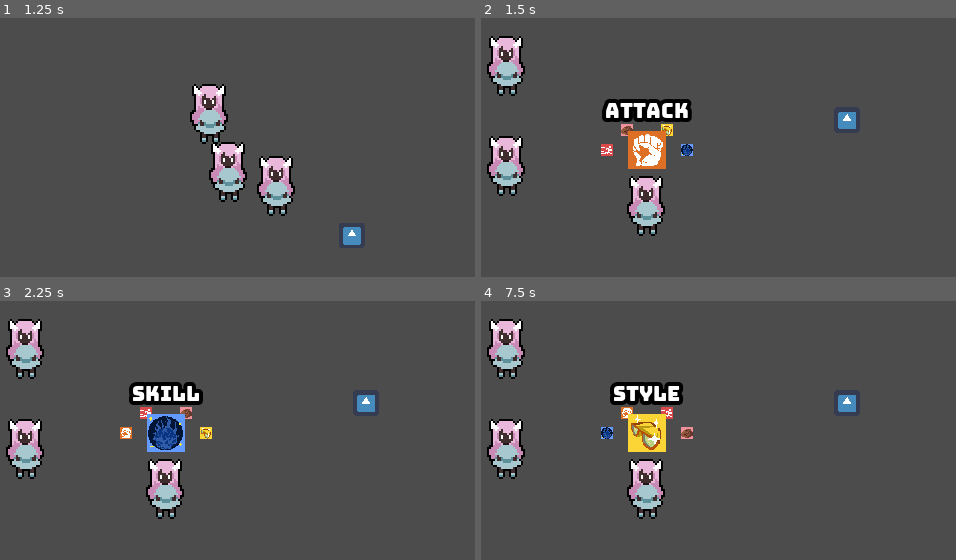
Above: before the commit, frames 1-4 (two rows, left to right).
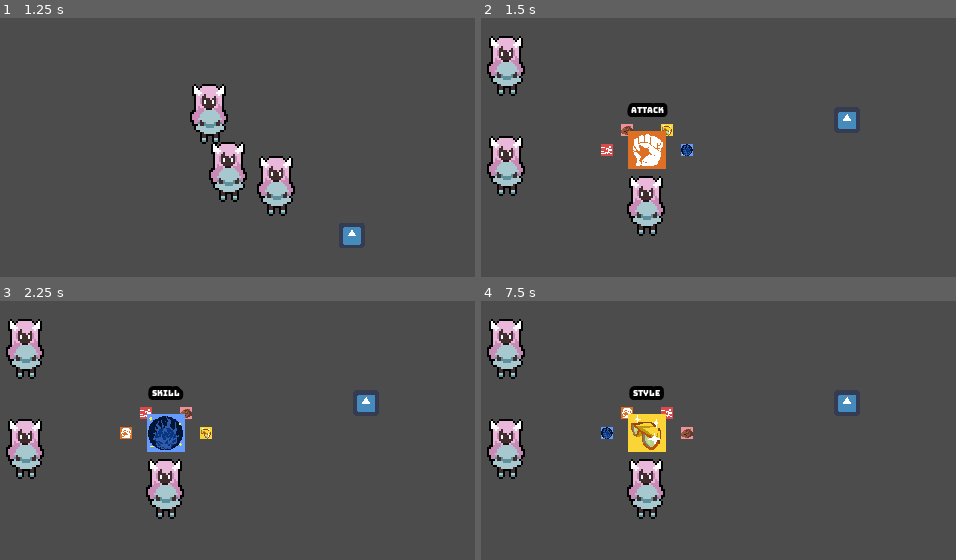
Above: after the commit, the same moments.

Repository: jalvarez2016/Dream-Away
Game: Godot game, scene res://World.tscn
Two runs of this game, one before a commit and one after it. Both use one fixed random seed, a clock stepped at 60 frames per second and the inputs below. The engine's default icon, where the game draws it, is replaced by a stand-in: a white triangle on a blue panel in a dark square.
Inputs:
- Up to frame 1 (1.25 s): hold Right (ui_right) from 0.53 s (still down)
- Up to frame 2 (1.5 s): release Right (ui_right) at 1.28 s; hold Down (ui_down) from 1.28 s (still down)
- Up to frame 3 (2.25 s): tap Enter at 2 s; release Down (ui_down) at 2.03 s; hold Right (ui_right) from 2.03 s (still down)
- Up to frame 4 (7.5 s): tap Space at 2.75, 4.25, 5.75 s; release Right (ui_right) at 2.78 s; hold Up (ui_up) 2.78-3.53 s; tap Enter at 3.5, 5 s; hold Left (ui_left) 3.53-5.03 s; hold Down (ui_down) 5.03-5.78 s; hold Right (ui_right) 5.78-6.53 s; hold Up (ui_up) 6.53-7.28 s; hold Right (ui_right) from 7.28 s (still down)

Frame 1 is identical in both runs. In frame 2, 1.5% of the frame differs, in the area x 25-45%, y 31-41%; in frame 3, 1.2%; in frame 4, 1.2%.

Commit message:
Progress: Add skill list on skill action

Diff:
--- a/Fonts/Bungee.tres
+++ b/Fonts/Bungee.tres
@@ -3,7 +3,7 @@
 [ext_resource path="res://Fonts/Bungee-Regular.ttf" type="DynamicFontData" id=1]
 
 [resource]
-size = 10
+size = 4
 outline_size = 2
 outline_color = Color( 0, 0, 0, 1 )
 font_data = ExtResource( 1 )
--- a/Fonts/Rubik.tres
+++ b/Fonts/Rubik.tres
@@ -1,6 +1,3 @@
-[gd_resource type="DynamicFont" load_steps=2 format=2]
-
-[ext_resource path="res://Fonts/Rubik-VariableFont_wght.ttf" type="DynamicFontData" id=1]
+[gd_resource type="DynamicFont" format=2]
 
 [resource]
-font_data = ExtResource( 1 )
--- a/ActionSelector.gd
+++ b/Utils/ActionSelctor/ActionSelector.gd
@@ -1,6 +1,7 @@
 extends Node2D
 
 onready var actionLabel = $ActionLabel
+onready var infoContainer = $ScrollContainer/Info
 var battleData
 enum {
 	ACTION_SELECT,
@@ -154,10 +155,20 @@
 	var stats = get_node("../").get_node("Stats")
 	relevantStat = stats.attack
 	var name = get_node("../").get_name()
-	print(battleData.data[name].skills)
+	var skills = battleData.data[name].skills
+	var count = 0;
+	infoContainer.visible = true
+	while count < skills.size():
+		var move = load("res://Utils/ActionSelctor/MoveSelect.tscn").instance()
+		var moveName = move.get_node("AttackTitle").get_node("Name")
+		moveName.text = skills[count].name
+		infoContainer.add_child(move)
+		print(moveName)
+
 
 #	populate the info panel with the different skills
 #	enemyAnimationPlayer.play("Selecting")
+		count += 1
 	pass
 
 # Enemy Cycling Logic
@@ -184,5 +195,5 @@
 
 #	Place enemy taking damage animation here
 #	Check if enemy dead
-	var battleNode = get_node("../../../")._on_ally_turn_end()
+	get_node("../../../")._on_ally_turn_end()
 	queue_free()
--- a/Utils/Action_Selector.tscn
+++ b/Utils/ActionSelctor/Action_Selector.tscn
@@ -1,12 +1,12 @@
-[gd_scene load_steps=13 format=2]
+[gd_scene load_steps=15 format=2]
 
-[ext_resource path="res://Utils/Run.png" type="Texture" id=1]
-[ext_resource path="res://ActionSelector.gd" type="Script" id=2]
-[ext_resource path="res://Fonts/Bungee.tres" type="DynamicFont" id=3]
-[ext_resource path="res://Utils/Attack.png" type="Texture" id=4]
-[ext_resource path="res://Utils/Style.png" type="Texture" id=5]
-[ext_resource path="res://Utils/Skill.png" type="Texture" id=6]
-[ext_resource path="res://Utils/Item.png" type="Texture" id=7]
+[ext_resource path="res://Utils/ActionSelctor/ActionSelector.gd" type="Script" id=1]
+[ext_resource path="res://Utils/ActionSelctor/Skill.png" type="Texture" id=2]
+[ext_resource path="res://Utils/ActionSelctor/Attack.png" type="Texture" id=3]
+[ext_resource path="res://Utils/ActionSelctor/Run.png" type="Texture" id=4]
+[ext_resource path="res://Utils/ActionSelctor/Item.png" type="Texture" id=5]
+[ext_resource path="res://Utils/ActionSelctor/Style.png" type="Texture" id=6]
+[ext_resource path="res://Fonts/Bungee.tres" type="DynamicFont" id=7]
 
 [sub_resource type="CircleShape2D" id=1]
 
@@ -22,9 +22,17 @@
 [sub_resource type="CircleShape2D" id=5]
 radius = 7.07107
 
+[sub_resource type="Theme" id=6]
+
+[sub_resource type="StyleBoxFlat" id=7]
+bg_color = Color( 0.0898438, 0.0898438, 0.0898438, 1 )
+expand_margin_right = 100.0
+expand_margin_top = 46.0
+expand_margin_bottom = 2048.0
+
 [node name="Action Selector" type="Node2D"]
 position = Vector2( 0, -35 )
-script = ExtResource( 2 )
+script = ExtResource( 1 )
 
 [node name="ActionLabel" type="Label" parent="."]
 anchor_left = 0.5
@@ -48,7 +56,7 @@
 z_index = 2
 
 [node name="AttackSprite" type="Sprite" parent="Actions/Attack"]
-texture = ExtResource( 4 )
+texture = ExtResource( 3 )
 
 [node name="CollisionShape2D" type="CollisionShape2D" parent="Actions/Attack"]
 shape = SubResource( 1 )
@@ -59,7 +67,7 @@
 z_index = 1
 
 [node name="Skill" type="Sprite" parent="Actions/Skill"]
-texture = ExtResource( 6 )
+texture = ExtResource( 2 )
 
 [node name="CollisionShape2D" type="CollisionShape2D" parent="Actions/Skill"]
 shape = SubResource( 2 )
@@ -69,7 +77,7 @@
 scale = Vector2( 0.1, 0.1 )
 
 [node name="Style" type="Sprite" parent="Actions/Style"]
-texture = ExtResource( 5 )
+texture = ExtResource( 6 )
 
 [node name="CollisionShape2D" type="CollisionShape2D" parent="Actions/Style"]
 shape = SubResource( 3 )
@@ -79,7 +87,7 @@
 scale = Vector2( 0.1, 0.1 )
 
 [node name="Item" type="Sprite" parent="Actions/Item"]
-texture = ExtResource( 7 )
+texture = ExtResource( 5 )
 
 [node name="CollisionShape2D" type="CollisionShape2D" parent="Actions/Item"]
 shape = SubResource( 4 )
@@ -90,14 +98,26 @@
 z_index = 1
 
 [node name="Run" type="Sprite" parent="Actions/Run"]
-texture = ExtResource( 1 )
+texture = ExtResource( 4 )
 
 [node name="CollisionShape2D" type="CollisionShape2D" parent="Actions/Run"]
 shape = SubResource( 5 )
 
-[node name="Info" type="Panel" parent="."]
+[node name="ScrollContainer" type="ScrollContainer" parent="."]
+margin_left = 40.0
+margin_top = -9.0
+margin_right = 130.0
+margin_bottom = 51.0
+
+[node name="Info" type="VBoxContainer" parent="ScrollContainer"]
 visible = false
-margin_left = 33.0
-margin_top = -16.0
-margin_right = 112.0
-margin_bottom = 52.0
+margin_right = 90.0
+margin_bottom = 60.0
+size_flags_horizontal = 3
+size_flags_vertical = 3
+
+[node name="Panel" type="PanelContainer" parent="ScrollContainer/Info"]
+show_behind_parent = true
+margin_right = 90.0
+theme = SubResource( 6 )
+custom_styles/panel = SubResource( 7 )
--- /dev/null
+++ b/Utils/ActionSelctor/MoveSelect.tscn
@@ -0,0 +1,61 @@
+[gd_scene load_steps=3 format=2]
+
+[ext_resource path="res://Utils/Skill Icons/Skill_Attack_Icon.png" type="Texture" id=1]
+[ext_resource path="res://Fonts/Bungee.tres" type="DynamicFont" id=2]
+
+[node name="Move" type="HBoxContainer"]
+margin_left = 8.0
+margin_top = 8.0
+margin_bottom = 8.0
+size_flags_horizontal = 2
+size_flags_vertical = 2
+size_flags_stretch_ratio = 1.5
+
+[node name="AttackTitle" type="HBoxContainer" parent="."]
+margin_right = 32.0
+margin_bottom = 16.0
+size_flags_horizontal = 3
+size_flags_vertical = 3
+
+[node name="Icon" type="TextureRect" parent="AttackTitle"]
+margin_right = 16.0
+margin_bottom = 16.0
+size_flags_horizontal = 4
+size_flags_vertical = 4
+size_flags_stretch_ratio = 0.33
+texture = ExtResource( 1 )
+stretch_mode = 4
+
+[node name="Name" type="Label" parent="AttackTitle"]
+margin_left = 20.0
+margin_top = 5.0
+margin_right = 32.0
+margin_bottom = 10.0
+custom_fonts/font = ExtResource( 2 )
+text = "Name"
+valign = 1
+
+[node name="MpTitle" type="HBoxContainer" parent="."]
+margin_left = 36.0
+margin_right = 68.0
+margin_bottom = 16.0
+size_flags_horizontal = 8
+size_flags_vertical = 8
+
+[node name="MP Icon" type="TextureRect" parent="MpTitle"]
+margin_right = 16.0
+margin_bottom = 16.0
+size_flags_horizontal = 4
+size_flags_vertical = 4
+size_flags_stretch_ratio = 0.25
+texture = ExtResource( 1 )
+stretch_mode = 3
+
+[node name="Mp" type="Label" parent="MpTitle"]
+margin_left = 20.0
+margin_top = 5.0
+margin_right = 32.0
+margin_bottom = 10.0
+custom_fonts/font = ExtResource( 2 )
+text = "Name"
+valign = 1
--- a/Utils/BattleScript.gd
+++ b/Utils/BattleScript.gd
@@ -86,7 +86,7 @@
 	turn_queue.sort_custom(MyCustomSorter, 'sort_decending')
 
 func _start_turn_sequence():
-	var action_selector = load("res://Utils/Action_Selector.tscn").instance()
+	var action_selector = load("res://Utils/ActionSelctor/Action_Selector.tscn").instance()
 	if currentTurn.name in playerNames:
 		var currentTurnNode = pContainer.get_node(currentTurn.name)
 		currentTurnNode.add_child(action_selector)
Not shown: 1 places in Utils/ActionSelctor/Action_Selector.tscn that only renumber resources
Renamed: Utils/Attack.png -> Utils/ActionSelctor/Attack.png
Not shown, changed: Utils/ActionSelctor/Attack.png.import
Renamed: Utils/Item.png -> Utils/ActionSelctor/Item.png
Not shown, added: Utils/ActionSelctor/Item.png.import
Renamed: Utils/Run.png -> Utils/ActionSelctor/Run.png
Not shown, changed: Utils/ActionSelctor/Run.png.import
Renamed: Utils/Skill.png -> Utils/ActionSelctor/Skill.png
Not shown, changed: Utils/ActionSelctor/Skill.png.import
Renamed: Utils/Style.png -> Utils/ActionSelctor/Style.png
Not shown, changed: Utils/ActionSelctor/Style.png.import
Binary file added: Utils/Skill Icons/Skill_Attack_Icon.png
(and 1 more such lines)
